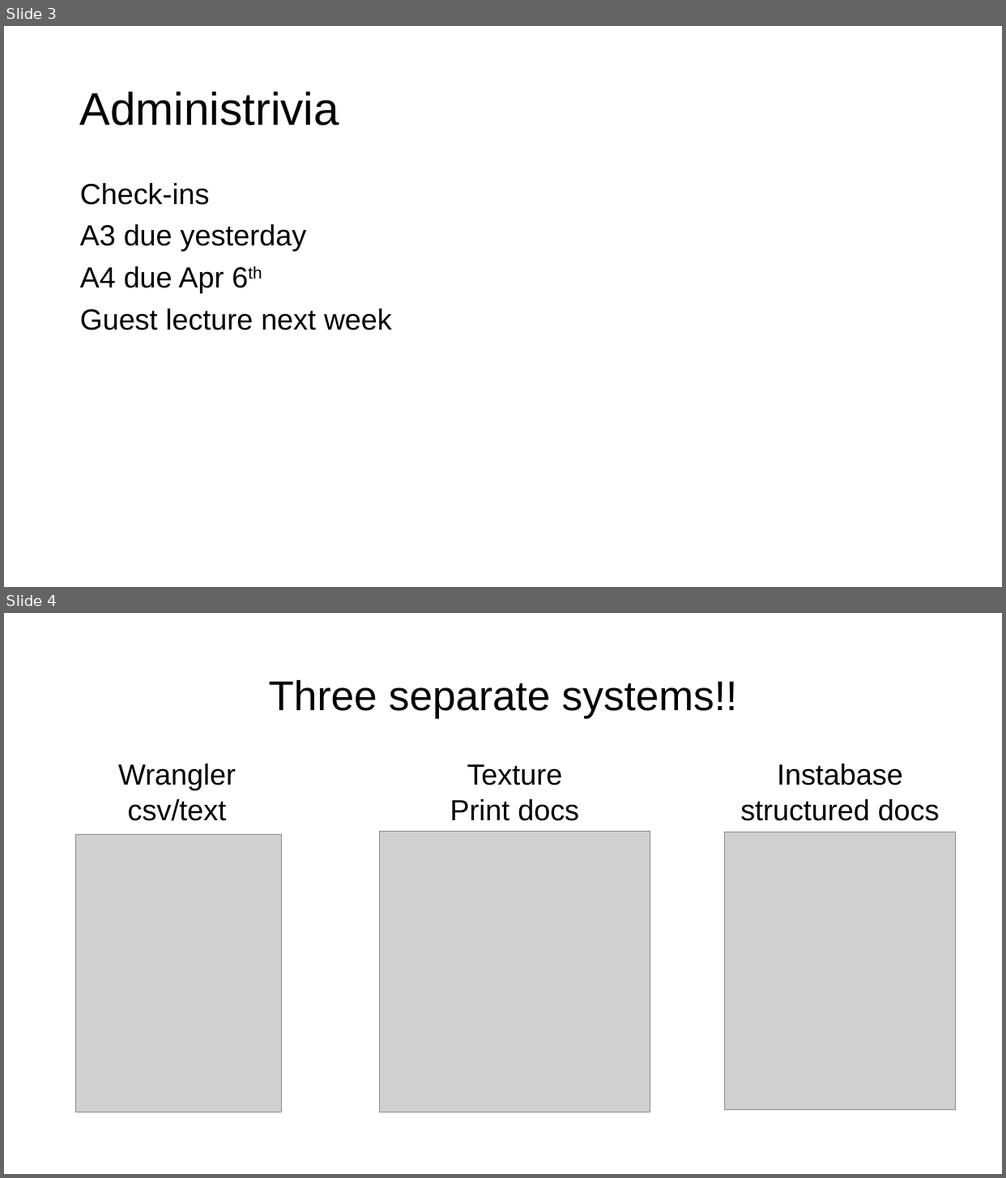
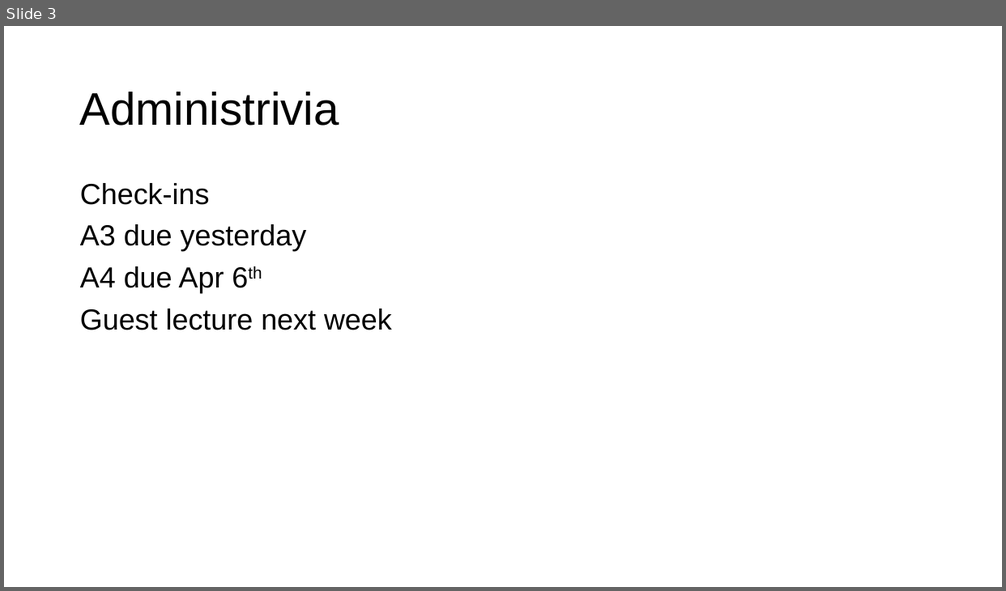
Before and after one commit to columbiaviz/columbiaviz.github.io, a slide deck: 2020s_w6998/lecs/11_text.pptx. Shown one above the other, each under a label of ours: slides 3 and 4 before the commit, slide 3 after it. The pictures are 1006x1178 and 1006x591 pixels, drawn with LibreOffice and Linux fonts; fonts in the diff are those of the drawing; grey boxes stand for pictures. Boxes give left, top, right and bottom in pixels: in the first picture for what was removed or moved away, otherwise in the second. Text is boxed around its words. In the diff, an @@ line names an element or a change of style, - is before the commit and + after.

```diff
--- a/2020s_w6998/lecs/11_text.pptx
+++ b/2020s_w6998/lecs/11_text.pptx
@@ slide 4 removed at [4, 613, 1002, 1174], background #FFFFFF @@
@@ title removed at [269, 679, 738, 718] @@
-Three separate systems!!
@@ text removed at [118, 764, 236, 821] @@
-Wrangler
-csv/text
@@ text removed at [450, 764, 579, 821] @@
-Texture
-Print docs
@@ text removed at [740, 764, 940, 821] @@
-Instabase
-structured docs
@@ picture removed at [379, 831, 650, 1112] @@
@@ picture removed at [76, 835, 282, 1112] @@
@@ picture removed at [725, 832, 956, 1110] @@
```
Also in this commit, not shown: 2 slides changed, 7 slides added, 2 other slides removed.
